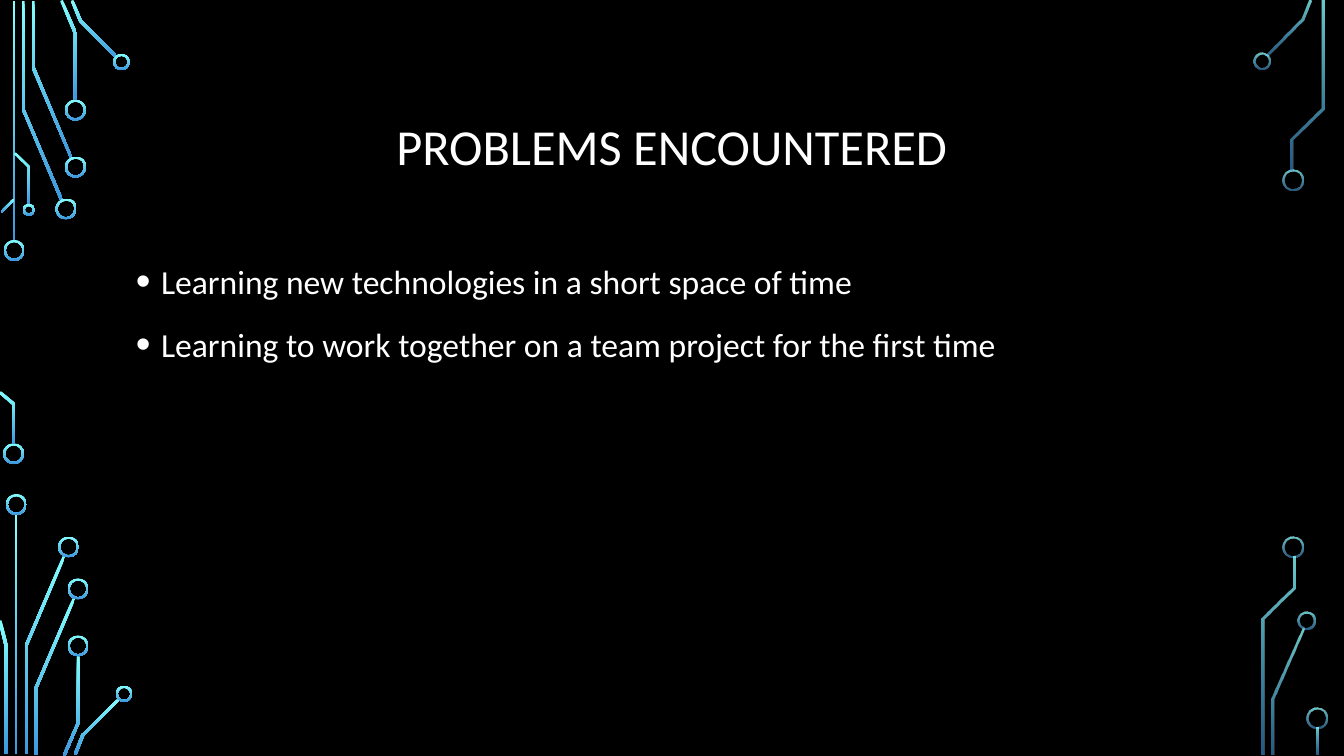
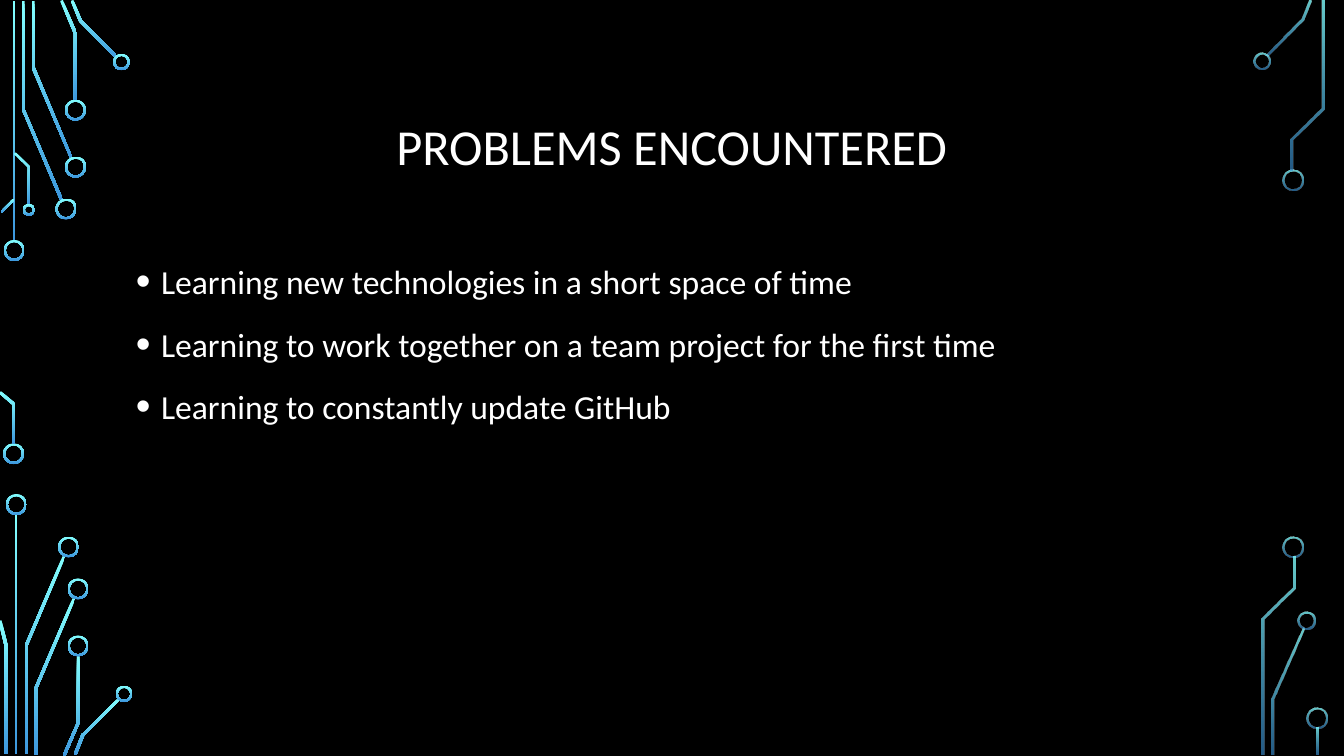
Before and after one commit to arronHealy/Professional_Practice_In_IT_Project, a slide deck: slide 15 of Project Presentation.pptx (slide 11 before the commit). Drawn at 1344x756 pixels with LibreOffice and Linux fonts; fonts in the diff are those of the drawing; background and template pictures are left out. Boxes give left, top, right and bottom in pixels: in the first picture for what was removed or moved away, otherwise in the second. Text is boxed around its words. In the diff, an @@ line names an element or a change of style, - is before the commit and + after.

```diff
--- a/Project Presentation.pptx
+++ b/Project Presentation.pptx
@@ text at box(161, 395, 670, 425): paragraph added @@
+• Learning to constantly update GitHub
```
Also in this commit, not shown: 2 other slides changed, 4 slides added.
